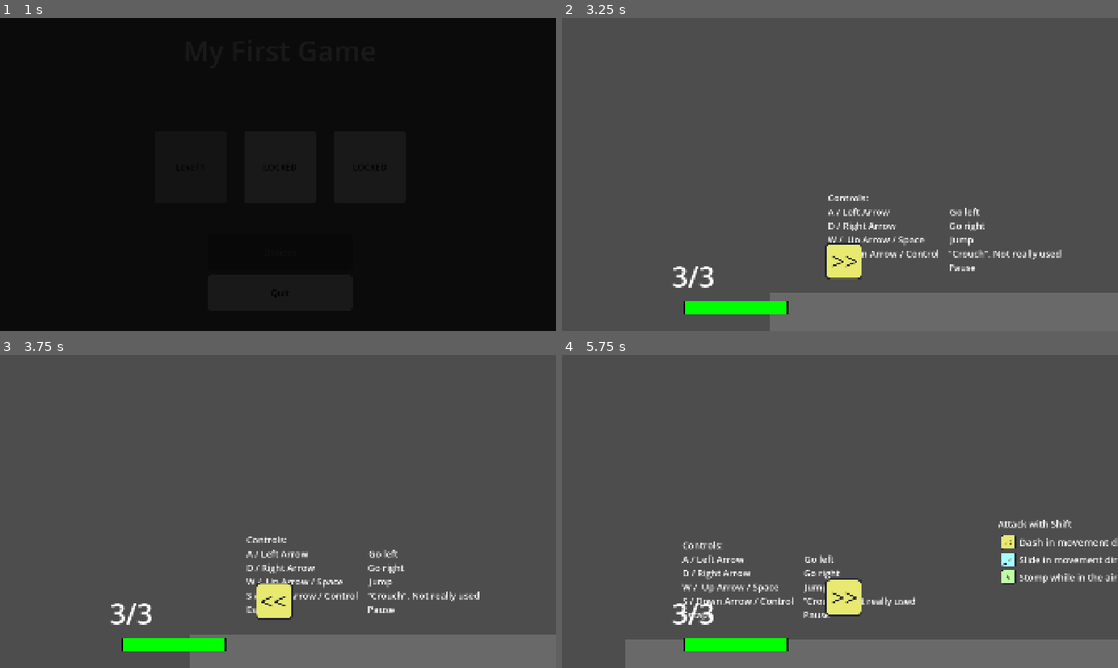
Above: before the commit, frames 1-4 (two rows, left to right).
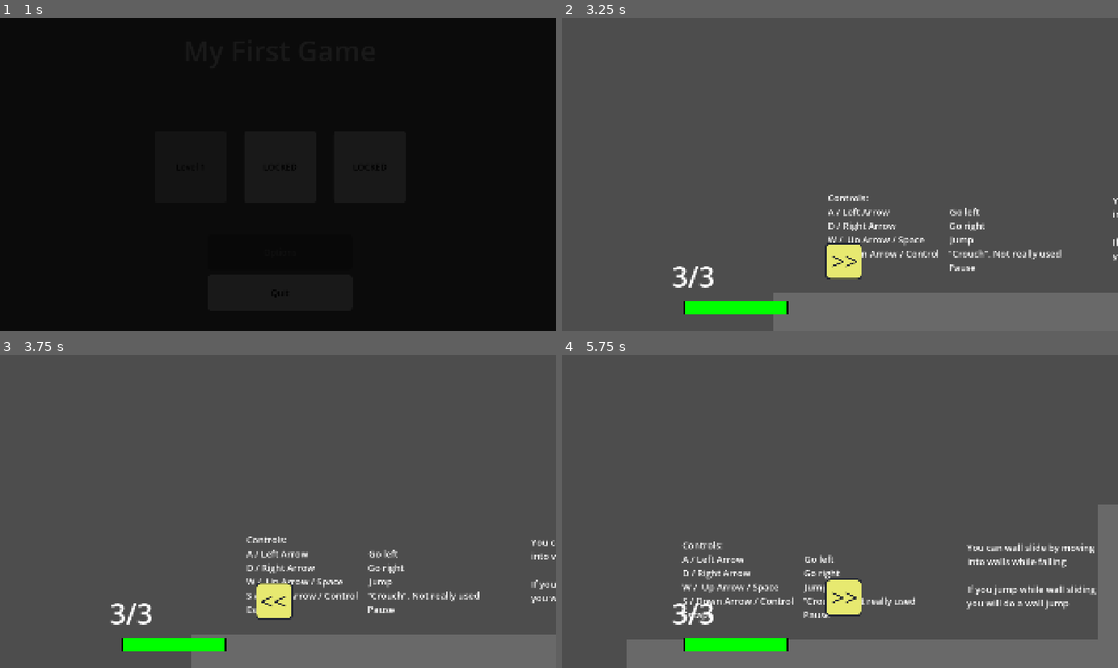
Above: after the commit, the same moments.

Repository: foxorbit/my-first-game
Game: Godot game, scene res://ui/main_menu/main_menu.tscn
The game is run twice, just before and just after one commit, with the same random seed, the same clock (stepped at 60 frames per second) and the same inputs. The engine's default icon, where the game draws it, is replaced by a stand-in: a white triangle on a blue panel in a dark square.
Inputs:
- Up to frame 1 (1 s): click "Level 1" at 0.5 s
- Up to frame 2 (3.25 s): hold D (move_right) 1.28-2 s; hold S (crouch) 1.28-2 s; tap W (jump) at 1.52, 1.82, 3.02, 3.05 s; tap Shift (special_ability) at 1.55, 2.85 s; click "Dash Cube" at 2 s; tap Enter at 2.75 s; hold D (move_right) from 2.78 s (still down)
- Up to frame 3 (3.75 s): tap W (jump) at 3.32, 3.6 s; release D (move_right) at 3.53 s; hold A (move_left) from 3.53 s (still down); hold S (crouch) from 3.53 s (still down)
- Up to frame 4 (5.75 s): release A (move_left) at 4.28 s; release S (crouch) at 4.28 s; hold D (move_right) from 4.28 s (still down); tap G (crit_test) at 4.35 s; tap W (jump) at 4.52, 4.82, 5.27, 5.3, 5.57 s; tap Shift (special_ability) at 4.55 s; hold S (crouch) from 5.03 s (still down)

Frame 1 is identical in both runs. In frame 2, less than 0.1% of the frame differs, in the area x 37-100%, y 57-100%; in frame 3, 0.2%; in frame 4, 3.5%, in the area x 11-100%, y 47-100%.

Commit message:
third commit

Diff:
--- a/characters/players/assets/components/movement_component.gd
+++ b/characters/players/assets/components/movement_component.gd
@@ -15,6 +15,9 @@
 @onready var slide_timer: Timer = %SlideTimer
 @onready var jump_buffer_timer: Timer = %JumpBufferTimer
 @onready var jump: AudioStreamPlayer2D = $"../../Sounds/Jump"
+@onready var dash: AudioStreamPlayer2D = $"../../Sounds/Dash"
+@onready var slide: AudioStreamPlayer2D = $"../../Sounds/Slide"
+@onready var stomp: AudioStreamPlayer2D = $"../../Sounds/Stomp"
 
 enum STATE {
 	FLOOR,
@@ -182,12 +185,15 @@
 			character.velocity.y = stats_component.JUMP_VELOCITY
 			character.velocity.x = -character.get_wall_normal().x * stats_component.JUMP_VELOCITY
 		STATE.ABILITY_SLIDE:
+			slide.play()
 			%SlideTimer.start(stats_component.SLIDE_COOLDOWN)
 			character.velocity.x = character.velocity.x * 4
 		STATE.ABILITY_STOMP:
+			stomp.play()
 			%StompTimer.start(stats_component.STOMP_COOLDOWN)
 			character.velocity.x = 0
 		STATE.ABILITY_DASH:
+			dash.play()
 			%DashTimer.start(stats_component.DASH_COOLDOWN)
 			# I want to remove vertical velocity when dashing. When setting velocity.y to 0 it would
 			# sometimes not behave as I intended so I simply lower it for now.
--- a/characters/players/assets/player.tscn
+++ b/characters/players/assets/player.tscn
@@ -16,6 +16,9 @@
 [ext_resource type="PackedScene" uid="uid://d2obw3bju00nr" path="res://ui/player_health_bar/player_health_bar.tscn" id="12_len68"]
 [ext_resource type="AudioStream" uid="uid://ds2uayldd2myy" path="res://sounds/jump2.ogg" id="15_lfh2f"]
 [ext_resource type="AudioStream" uid="uid://cefaa7b8gfogp" path="res://sounds/hit2.ogg" id="16_lfh2f"]
+[ext_resource type="AudioStream" uid="uid://cycpps8ryupyy" path="res://sounds/dash2.ogg" id="17_dfhue"]
+[ext_resource type="AudioStream" uid="uid://bcv8sdcb7y8lj" path="res://sounds/slide.ogg" id="18_a1tsl"]
+[ext_resource type="AudioStream" uid="uid://b1sklo5h3oyp7" path="res://sounds/stomp.ogg" id="19_p0egi"]
 
 [sub_resource type="ShaderMaterial" id="ShaderMaterial_q3y5j"]
 resource_local_to_scene = true
@@ -287,6 +290,15 @@
 [node name="Hit" type="AudioStreamPlayer2D" parent="Sounds" unique_id=1681396058]
 stream = ExtResource("16_lfh2f")
 
+[node name="Dash" type="AudioStreamPlayer2D" parent="Sounds" unique_id=537154644]
+stream = ExtResource("17_dfhue")
+
+[node name="Slide" type="AudioStreamPlayer2D" parent="Sounds" unique_id=340814912]
+stream = ExtResource("18_a1tsl")
+
+[node name="Stomp" type="AudioStreamPlayer2D" parent="Sounds" unique_id=1107158793]
+stream = ExtResource("19_p0egi")
+
 [connection signal="playcritanimation" from="." to="ShaderPlayer" method="_on_player_playcritanimation"]
 [connection signal="change_state" from="Components/MovementComponent" to="Components/InvulnerabilityComponent" method="_on_movement_component_change_state"]
 [connection signal="change_state" from="Components/MovementComponent" to="CanvasLayer/StateText" method="_on_movement_component_change_state"]
--- a/scenes/levels/level_1.tscn
+++ b/scenes/levels/level_1.tscn
@@ -15,12 +15,7 @@
 [ext_resource type="PackedScene" uid="uid://x41pwjkjhfu5" path="res://tutorial/tutorial_2.tscn" id="12_iav0o"]
 [ext_resource type="PackedScene" uid="uid://b7a0l86kkh280" path="res://tutorial/tutorial_3.tscn" id="13_dnkej"]
 [ext_resource type="PackedScene" uid="uid://cfmciymj2yq6d" path="res://tutorial/tutorial_4.tscn" id="14_mm8aj"]
-
-[sub_resource type="ShaderMaterial" id="ShaderMaterial_wtwp4"]
-resource_local_to_scene = true
-shader = ExtResource("8_qxy0u")
-shader_parameter/enabled = false
-shader_parameter/tint = Color(1, 1, 1, 1)
+[ext_resource type="PackedScene" uid="uid://dj73iht4twpbe" path="res://tutorial/tutorial_5.tscn" id="16_iwr0g"]
 
 [sub_resource type="ShaderMaterial" id="ShaderMaterial_iwr0g"]
 resource_local_to_scene = true
@@ -40,6 +35,12 @@
 shader_parameter/enabled = false
 shader_parameter/tint = Color(1, 1, 1, 1)
 
+[sub_resource type="ShaderMaterial" id="ShaderMaterial_v6ha0"]
+resource_local_to_scene = true
+shader = ExtResource("8_qxy0u")
+shader_parameter/enabled = false
+shader_parameter/tint = Color(1, 1, 1, 1)
+
 [sub_resource type="RectangleShape2D" id="RectangleShape2D_15q6v"]
 
 [node name="Level1" type="Node2D" unique_id=2058454541]
@@ -49,8 +50,8 @@
 visible = false
 
 [node name="CollisionBox" parent="." unique_id=496134225 instance=ExtResource("1_nsrm0")]
-position = Vector2(41.99994, 100)
-scale = Vector2(100, 10)
+position = Vector2(-462.87, 100)
+scale = Vector2(150, 10)
 
 [node name="CollisionBox2" parent="." unique_id=140921545 instance=ExtResource("1_nsrm0")]
 position = Vector2(2470, 100)
@@ -93,34 +94,37 @@
 position = Vector2(5340.68, -269.74)
 
 [node name="SpawnPoint" parent="." unique_id=1624334462 instance=ExtResource("2_x42e6")]
-position = Vector2(-873, -94)
+position = Vector2(-1885, -94)
 
 [node name="PlayerCamera" parent="." unique_id=744020186 instance=ExtResource("3_6761a")]
-position = Vector2(-873, 0)
+position = Vector2(-1885, 0)
 
 [node name="DummyCube" parent="." unique_id=641117753 instance=ExtResource("5_6761a")]
-position = Vector2(864, -99)
+position = Vector2(851, -99)
 
 [node name="CharacterSprite" parent="DummyCube" index="0" unique_id=939522657]
-material = SubResource("ShaderMaterial_wtwp4")
+material = SubResource("ShaderMaterial_iwr0g")
+
+[node name="EnemyHealthBar" parent="DummyCube" index="6" unique_id=186491423]
+metadata/_edit_use_anchors_ = true
 
 [node name="PatrolCube" parent="." unique_id=1054494443 instance=ExtResource("6_sk5k4")]
 position = Vector2(6707, 393)
 
 [node name="CharacterSprite" parent="PatrolCube" index="0" unique_id=805528802]
-material = SubResource("ShaderMaterial_iwr0g")
+material = SubResource("ShaderMaterial_bahl2")
 
 [node name="PatrolCube2" parent="." unique_id=342042080 instance=ExtResource("6_sk5k4")]
 position = Vector2(7648, 212)
 
 [node name="CharacterSprite" parent="PatrolCube2" index="0" unique_id=805528802]
-material = SubResource("ShaderMaterial_bahl2")
+material = SubResource("ShaderMaterial_np2pn")
 
 [node name="PatrolCube3" parent="." unique_id=1835220244 instance=ExtResource("6_sk5k4")]
 position = Vector2(1585, -75)
 
 [node name="CharacterSprite" parent="PatrolCube3" index="0" unique_id=805528802]
-material = SubResource("ShaderMaterial_np2pn")
+material = SubResource("ShaderMaterial_v6ha0")
 
 [node name="Goal" type="Area2D" parent="." unique_id=409925270]
 position = Vector2(9613, 212)
@@ -148,16 +152,23 @@
 [node name="SoundManager" parent="." unique_id=775852667 instance=ExtResource("9_dga24")]
 
 [node name="Tutorial" parent="." unique_id=312555159 instance=ExtResource("11_excbq")]
-position = Vector2(-761, -351)
+position = Vector2(-1773, -351)
 
 [node name="Tutorial2" parent="." unique_id=1981872497 instance=ExtResource("12_iav0o")]
-position = Vector2(329, -425)
+position = Vector2(316, -425)
 
 [node name="Tutorial3" parent="." unique_id=1466948227 instance=ExtResource("13_dnkej")]
 position = Vector2(1159, 15)
 
 [node name="Tutorial4" parent="." unique_id=311422238 instance=ExtResource("14_mm8aj")]
 position = Vector2(9339, -9)
+
+[node name="CollisionBox12" parent="." unique_id=806687962 instance=ExtResource("1_nsrm0")]
+position = Vector2(-236, -179)
+scale = Vector2(10, 28.785)
+
+[node name="Tutorial5" parent="." unique_id=68653860 instance=ExtResource("16_iwr0g")]
+position = Vector2(-790, -343)
 
 [connection signal="cube_selected" from="CharacterSelect" to="PlayerCamera" method="_on_character_select_cube_selected"]
 [connection signal="cube_selected" from="CharacterSelect" to="SoundManager" method="_on_character_select_cube_selected"]
--- /dev/null
+++ b/tutorial/tutorial_5.tscn
@@ -0,0 +1,13 @@
+[gd_scene format=3 uid="uid://dj73iht4twpbe"]
+
+[node name="Tutorial5" type="Node2D" unique_id=312555159]
+
+[node name="WallClimb" type="Label" parent="." unique_id=198067324]
+offset_right = 40.0
+offset_bottom = 23.0
+theme_override_font_sizes/font_size = 32
+text = "You can wall slide by moving
+into walls while falling
+
+If you jump while wall sliding
+you will do a wall jump"
Not shown, removed: export_presets.cfg
Not shown, added: sounds/dash.ogg.import
Not shown, added: sounds/dash2.ogg.import
Not shown, added: sounds/slide.ogg.import
Not shown, added: sounds/stomp.ogg.import
Not shown, added: sounds/dash.ogg
Not shown, added: sounds/dash2.ogg
Not shown, added: sounds/slide.ogg
Not shown, added: sounds/stomp.ogg
